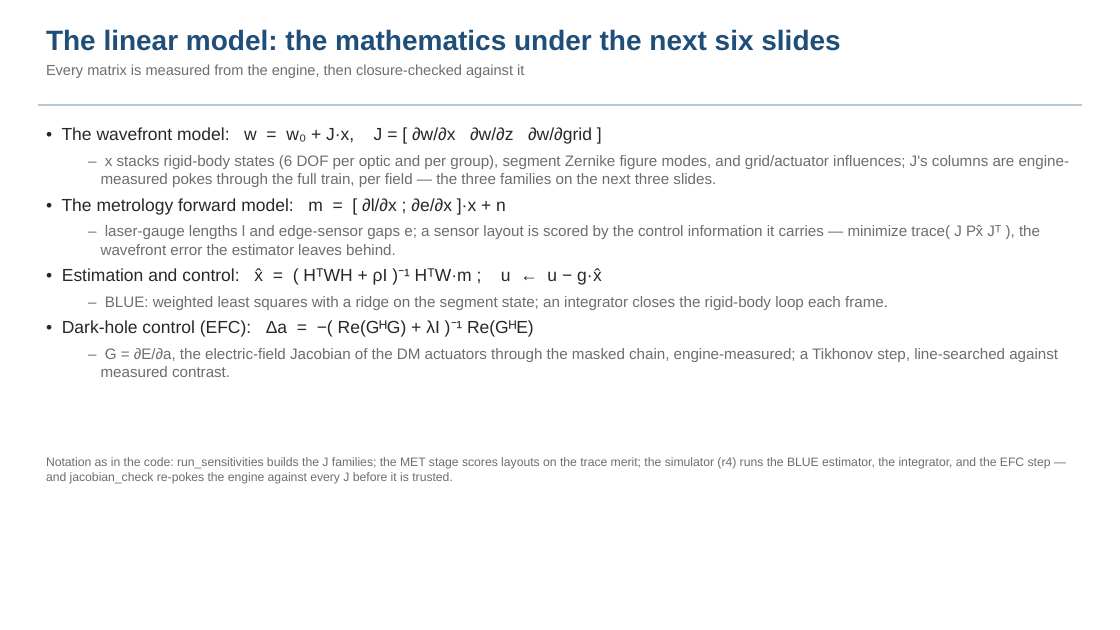
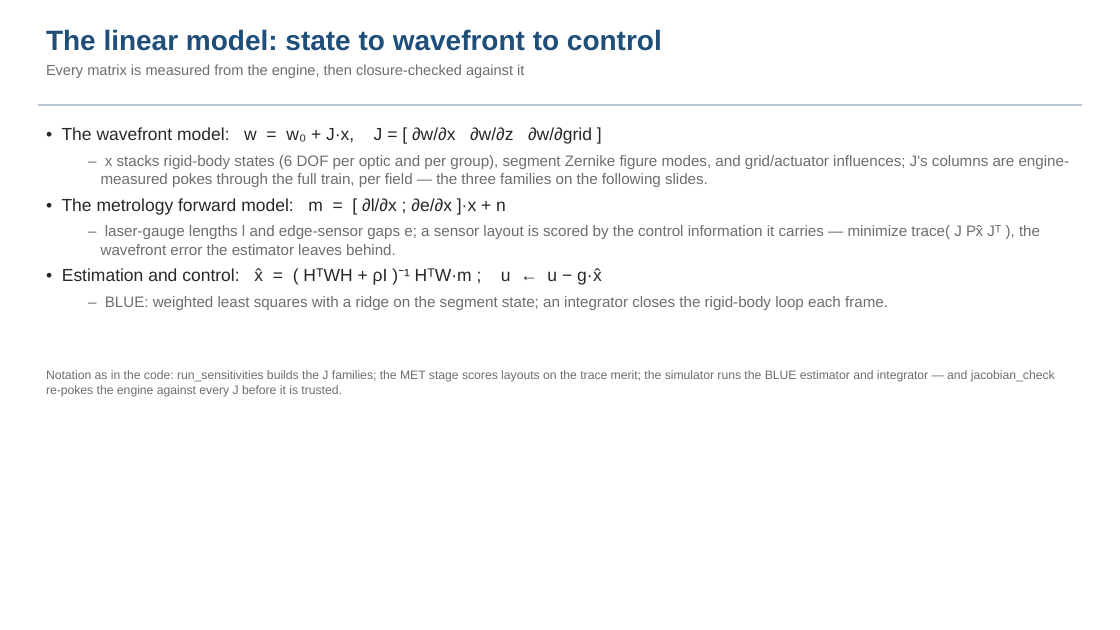
Before and after one commit to nasa-jpl/macos, a slide deck: slide 21 of demo_session/baseline_pass3.pptx. Drawn at 1120x630 pixels with LibreOffice and Linux fonts; fonts in the diff are those of the drawing. Boxes give left, top, right and bottom in pixels: in the first picture for what was removed or moved away, otherwise in the second. Text is boxed around its words. In the diff, an @@ line names an element or a change of style, - is before the commit and + after.

```diff
--- a/demo_session/baseline_pass3.pptx
+++ b/demo_session/baseline_pass3.pptx
@@ text at (46,29,662,51): text changed @@
-The linear model: the mathematics under the next six slides
+The linear model: state to wavefront to control
@@ text at (101,155,1070,187): text changed @@
-– x stacks rigid-body states (6 DOF per optic and per group), segment Zernike figure modes, and grid/actuator influences; J's columns are engine-measured pokes through the full train, per field — the three families on the next three slides.
+– x stacks rigid-body states (6 DOF per optic and per group), segment Zernike figure modes, and grid/actuator influences; J's columns are engine-measured pokes through the full train, per field — the three families on the following slides.
@@ text at (62,320,1058,377): paragraphs removed @@
-• Dark-hole control (EFC): Δa = −( Re(GᴴG) + λI )⁻¹ Re(GᴴE)
-– G = ∂E/∂a, the electric-field Jacobian of the DM actuators through the masked chain, engine-measured; a Tikhonov step, line-searched against measured contrast.
@@ text at (46,370,1055,397): text changed @@
-Notation as in the code: run_sensitivities builds the J families; the MET stage scores layouts on the trace merit; the simulator (r4) runs the BLUE estimator, the integrator, and the EFC step — and jacobian_check re-pokes the engine against every J before it is trusted.
+Notation as in the code: run_sensitivities builds the J families; the MET stage scores layouts on the trace merit; the simulator runs the BLUE estimator and integrator — and jacobian_check re-pokes the engine against every J before it is trusted.
```
Also in this commit, not shown: 1 slide added, 3 other files.
